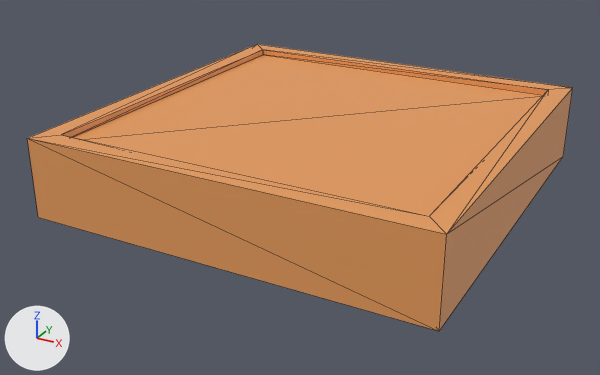
Renders of the glTF model project/assets/meshes/box_inner.glb from each side of a commit.
Rendered twice from a camera (50 mm lens) standing at (13.8, -26.9, 14.0) and looking at (-0.5, -1.0, 1.1). Every picture has the same lights, and +X, +Y and +Z are marked at lower left. Mesh edges are drawn as thin lines. Where no turn or scale is listed for an object, it has been applied to the vertices. Vertices at the same position are counted once.

The first picture shows 'box.r'.
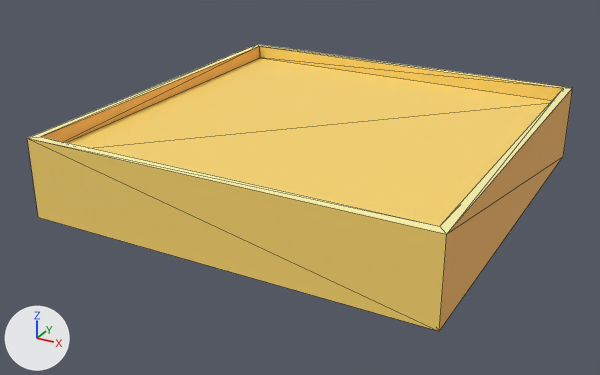
The newer file is also rescaled (x1.127), turned or shifted as a whole; pictures and numbers use the older file's frame.

Where the change shows, as pixel boxes [x1, y1, x2, y2] in the pictures (600 x 375 px; the box of a moved part takes in the faces that stretch with it):
'box.r', recoloured, reshaped, surface changed (orange to yellow): [27, 44, 573, 331] in both
part 1 of me_cube_003, moved or reshaped: [29, 44, 572, 234] in both
part 2 of me_cube_003, surface changed (orange to yellow): [27, 88, 573, 331] in both

The change, as a diff of the scene's bpy script:
```diff
--- a/project/assets/meshes/box_inner.glb.py
+++ b/project/assets/meshes/box_inner.glb.py
@@ img_sheltzy32_8x @@
+img_sheltzy32_8x = load_image('sheltzy32-8x', '_unpacked/sheltzy32-8x', 256, 8, 'sRGB')
@@ mat_sheltzy32 @@
+mat_sheltzy32 = principled_material('sheltzy32')
+mat_sheltzy32.texture = img_sheltzy32_8x
@@ me_cube_003 @@
 me_cube_003.from_pydata(...)  # 16 vertices, 28 faces; spans x -7.6..7.6, y -7.6..7.6, z -1.5..1.5
 # used by ob_box_r; location = (0.0, 0.0, 2.48)
-me_cube_003.vertices[8].co = (-6.8, -6.8, 1.5)  # pixel (61, 134)
-me_cube_003.vertices[9].co = (-6.8, 6.8, 1.5)  # pixel (262, 49)
-me_cube_003.vertices[10].co = (6.8, 6.8, 1.5)  # pixel (548, 89)
-me_cube_003.vertices[11].co = (6.8, -6.8, 1.5)  # pixel (429, 216)
-me_cube_003.vertices[12].co = (-6.8, -6.8, 1.3)
-me_cube_003.vertices[13].co = (-6.8, 6.8, 1.3)  # pixel (262, 54)
-me_cube_003.vertices[14].co = (6.8, 6.8, 1.3)
-me_cube_003.vertices[15].co = (6.8, -6.8, 1.3)
-me_cube_003.materials.append(mat_wood)  # orange #e79c5c
+# me_cube_003 part 1
+me_cube_003.vertices[8].co = (-7.3, -7.3, 1.5)  # pixel (40, 136)
+me_cube_003.vertices[9].co = (-7.3, 7.3, 1.5)  # pixel (259, 46)
+me_cube_003.vertices[10].co = (7.3, 7.3, 1.5)  # pixel (563, 88)
+me_cube_003.vertices[11].co = (7.3, -7.3, 1.5)  # pixel (439, 226)
+me_cube_003.vertices[12].co = (-7.3, -7.3, 0.9)
+me_cube_003.vertices[13].co = (-7.3, 7.3, 0.9)  # pixel (259, 57)
+me_cube_003.vertices[14].co = (7.3, 7.3, 0.9)
+me_cube_003.vertices[15].co = (7.3, -7.3, 0.9)
+# me_cube_003 part 2: texture (UV) coordinates of 28 of 28 faces, centred in x -7.6..7.6, y -7.6..7.6, z -1.5..1.5, changed; they spanned u 0.12..0.88, v 0.0..1.0 and now span u 0.89..0.96, v 0.4..0.63
+me_cube_003.materials.append(mat_sheltzy32)  # picture img_sheltzy32_8x
```
